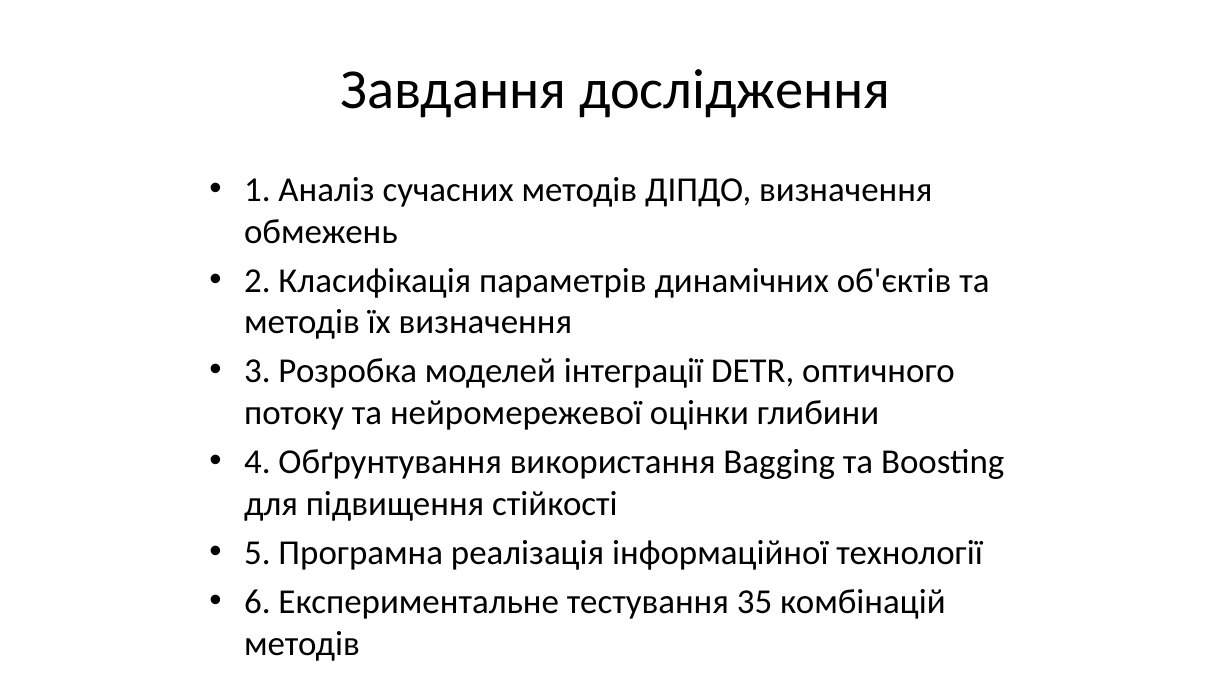
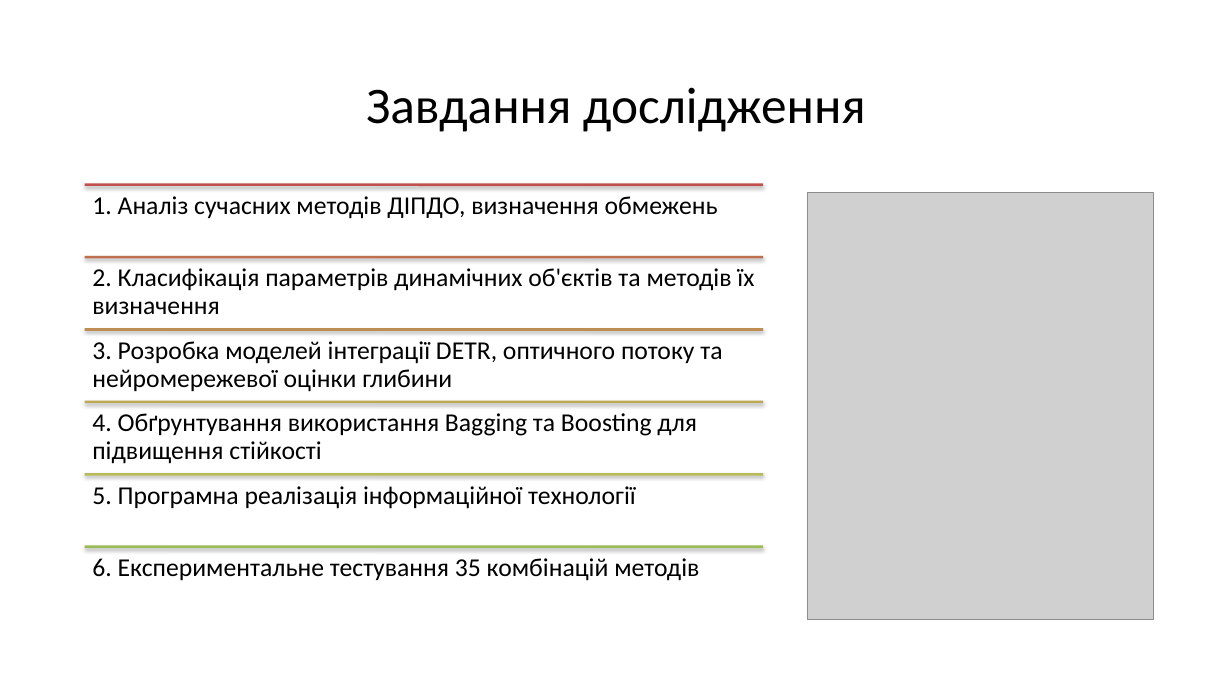
Before and after one commit to ly0wenka/dis_f, a slide deck: slide 4 of dissertation_Kondratov_full_37slides.pptx. Drawn at 1232x693 pixels with LibreOffice and Linux fonts; fonts in the diff are those of the drawing; grey boxes stand for pictures. Boxes give left, top, right and bottom in pixels: in the first picture for what was removed or moved away, otherwise in the second. Text is boxed around its words. In the diff, an @@ line names an element or a change of style, - is before the commit and + after.

```diff
--- a/dissertation_Kondratov_full_37slides.pptx
+++ b/dissertation_Kondratov_full_37slides.pptx
@@ title "Завдання дослідження": place and size @@
-title "Завдання дослідження" at [341,69,890,118]
+title "Завдання дослідження" at [366,87,866,132]
@@ title "Завдання дослідження" at [366,87,866,132]: size 44 to 40 pt @@
@@ text removed at [244,177,1004,619] @@
-• 1. Аналіз сучасних методів ДІПДО, визначення обмежень
-• 2. Класифікація параметрів динамічних об'єктів та методів їх визначення
-• 3. Розробка моделей інтеграції DETR, оптичного потоку та нейромережевої оцінки глибини
-• 4. Обґрунтування використання Bagging та Boosting для підвищення стійкості
-• 5. Програмна реалізація інформаційної технології
-• 6. Експериментальне тестування 35 комбінацій методів
@@ picture added at [808,192,1153,619] @@
@@ group added at [85,185,763,581]: 6 lines, 6 texts @@
+1. Аналіз сучасних методів ДІПДО, визначення обмежень
+2. Класифікація параметрів динамічних об'єктів та методів їх визначення
+3. Розробка моделей інтеграції DETR, оптичного потоку та нейромережевої оцінки глибини
+4. Обґрунтування використання Bagging та Boosting для підвищення стійкості
+5. Програмна реалізація інформаційної технології
+6. Експериментальне тестування 35 комбінацій методів
```
Also in this commit, not shown: 36 other slides changed, 1 other file.
